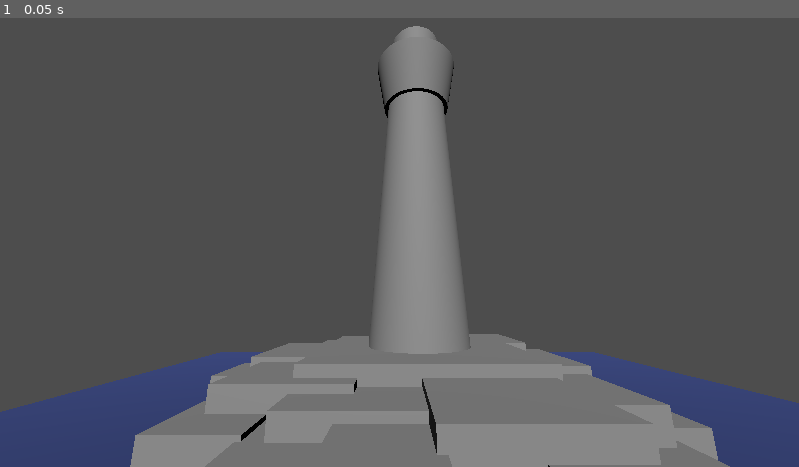
Above: before the commit, frame 1.
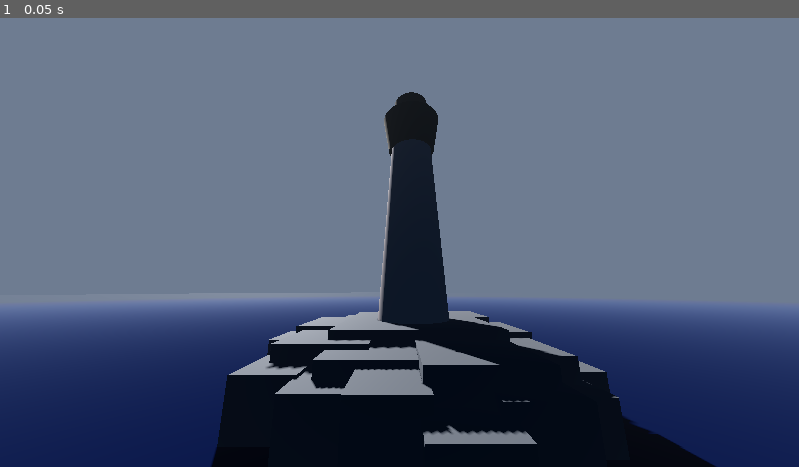
Above: after the commit, the same moment.

Repository: Dissunity/EchoesInTheFog
Game: Godot game, scene res://world.tscn
Same seed, same stepped clock (60 frames per second), same inputs: the game is played once before the commit and once after it.
Inputs:
- Up to frame 1 (0.05 s): no input

The runs differ from the first frame. In frame 1, 98% of the frame differs, in the area x 0-100%, y 0-100%.

Commit message:
environment lighting and fog changes

Diff:
--- a/world.tscn
+++ b/world.tscn
@@ -1,10 +1,26 @@
 [gd_scene format=3 uid="uid://c4frtv7b1qxyc"]
 
-[sub_resource type="PlaneMesh" id="PlaneMesh_gv5m4"]
-size = Vector2(100, 100)
+[sub_resource type="Environment" id="Environment_gv5m4"]
+background_mode = 1
+ambient_light_source = 2
+ambient_light_color = Color(0.028900003, 0.08533998, 0.17, 1)
+fog_enabled = true
+fog_mode = 1
+fog_light_color = Color(0.4332, 0.48564, 0.57, 1)
+fog_sun_scatter = 0.11
+fog_density = 1.0
+fog_depth_begin = 0.0
+fog_depth_end = 500.0
+
+[sub_resource type="CylinderMesh" id="CylinderMesh_gv5m4"]
+top_radius = 1000.0
+bottom_radius = 1000.0
+height = 0.1
 
 [sub_resource type="StandardMaterial3D" id="StandardMaterial3D_f3sb7"]
-albedo_color = Color(0.1872, 0.24576001, 0.48, 1)
+shading_mode = 2
+albedo_color = Color(0.0736, 0.12288002, 0.32, 1)
+metallic_specular = 0.0
 
 [sub_resource type="BoxMesh" id="BoxMesh_fj7yv"]
 size = Vector3(20, 10, 20)
@@ -21,37 +37,56 @@
 bottom_radius = 5.0
 height = 30.0
 
+[sub_resource type="StandardMaterial3D" id="StandardMaterial3D_gv5m4"]
+albedo_color = Color(1, 0.89516664, 0.83, 1)
+
 [sub_resource type="CylinderMesh" id="CylinderMesh_fj7yv"]
+material = SubResource("StandardMaterial3D_gv5m4")
 top_radius = 3.5
 bottom_radius = 5.5
 height = 30.0
 
+[sub_resource type="StandardMaterial3D" id="StandardMaterial3D_fj7yv"]
+albedo_color = Color(0.54, 0.44550005, 0.31320003, 1)
+
 [sub_resource type="CylinderMesh" id="CylinderMesh_tlwt5"]
+material = SubResource("StandardMaterial3D_fj7yv")
 top_radius = 5.0
 bottom_radius = 4.0
 height = 6.0
 
+[sub_resource type="StandardMaterial3D" id="StandardMaterial3D_tlwt5"]
+albedo_color = Color(0.54, 0.44550005, 0.31320003, 1)
+
 [sub_resource type="CylinderMesh" id="CylinderMesh_aqk2v"]
+material = SubResource("StandardMaterial3D_tlwt5")
 top_radius = 3.0
 bottom_radius = 3.0
 height = 4.0
 
+[sub_resource type="StandardMaterial3D" id="StandardMaterial3D_aqk2v"]
+albedo_color = Color(0.49, 0.49, 0.49, 1)
+
 [sub_resource type="CylinderMesh" id="CylinderMesh_036b0"]
+material = SubResource("StandardMaterial3D_aqk2v")
 height = 3.0
 
 [node name="World" type="Node3D" unique_id=691108467]
 
 [node name="Camera3D" type="Camera3D" parent="." unique_id=886325403]
-transform = Transform3D(1, 0, 0, 0, 0.9787244, -0.20517935, 0, 0.20517935, 0.9787244, -2.1156616, 12.693245, 33.249912)
+transform = Transform3D(1, 0, 0, 0, 0.9787244, -0.20517935, 0, 0.20517935, 0.9787244, -2.1156616, 12.693245, 36.249912)
+environment = SubResource("Environment_gv5m4")
+fov = 90.0
 
 [node name="DirectionalLight3D" type="DirectionalLight3D" parent="." unique_id=2069508969]
-transform = Transform3D(0.99967533, -0.020964395, -0.014480197, 0.02547905, 0.822542, 0.56813323, 0, -0.5683178, 0.82280916, 0, 19.727184, 13.390049)
+transform = Transform3D(-0.8562053, 0.31130692, -0.41231117, 0.02547905, 0.82254183, 0.56813323, 0.51600707, 0.47593355, -0.7121966, 0, 19.727184, 13.390049)
+shadow_enabled = true
 sky_mode = 1
 
 [node name="Island" type="Node3D" parent="." unique_id=1904178162]
 
 [node name="MeshInstance3D" type="MeshInstance3D" parent="Island" unique_id=162288658]
-mesh = SubResource("PlaneMesh_gv5m4")
+mesh = SubResource("CylinderMesh_gv5m4")
 surface_material_override/0 = SubResource("StandardMaterial3D_f3sb7")
 
 [node name="MeshInstance3D2" type="MeshInstance3D" parent="Island" unique_id=454822726]
